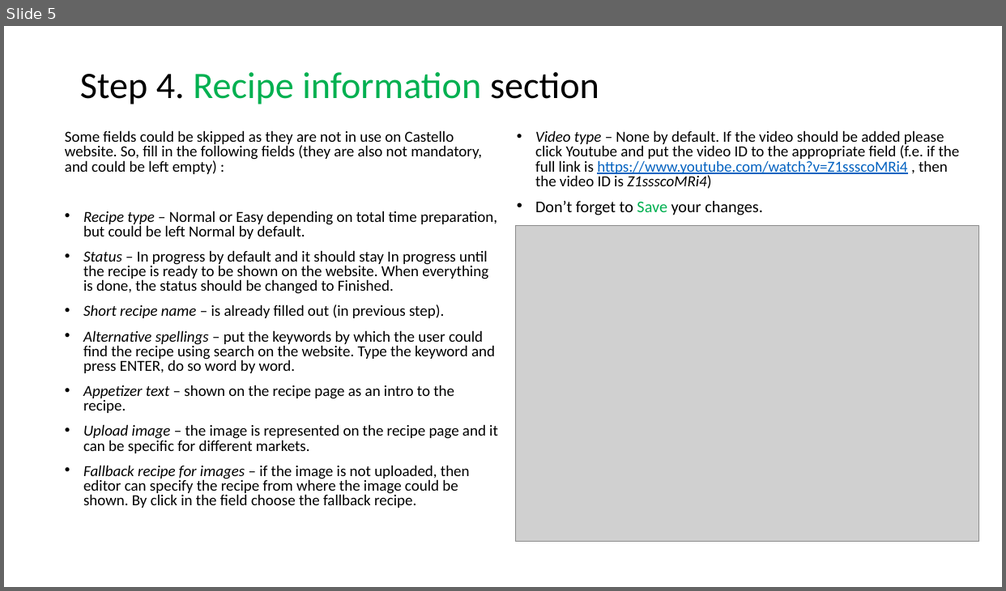
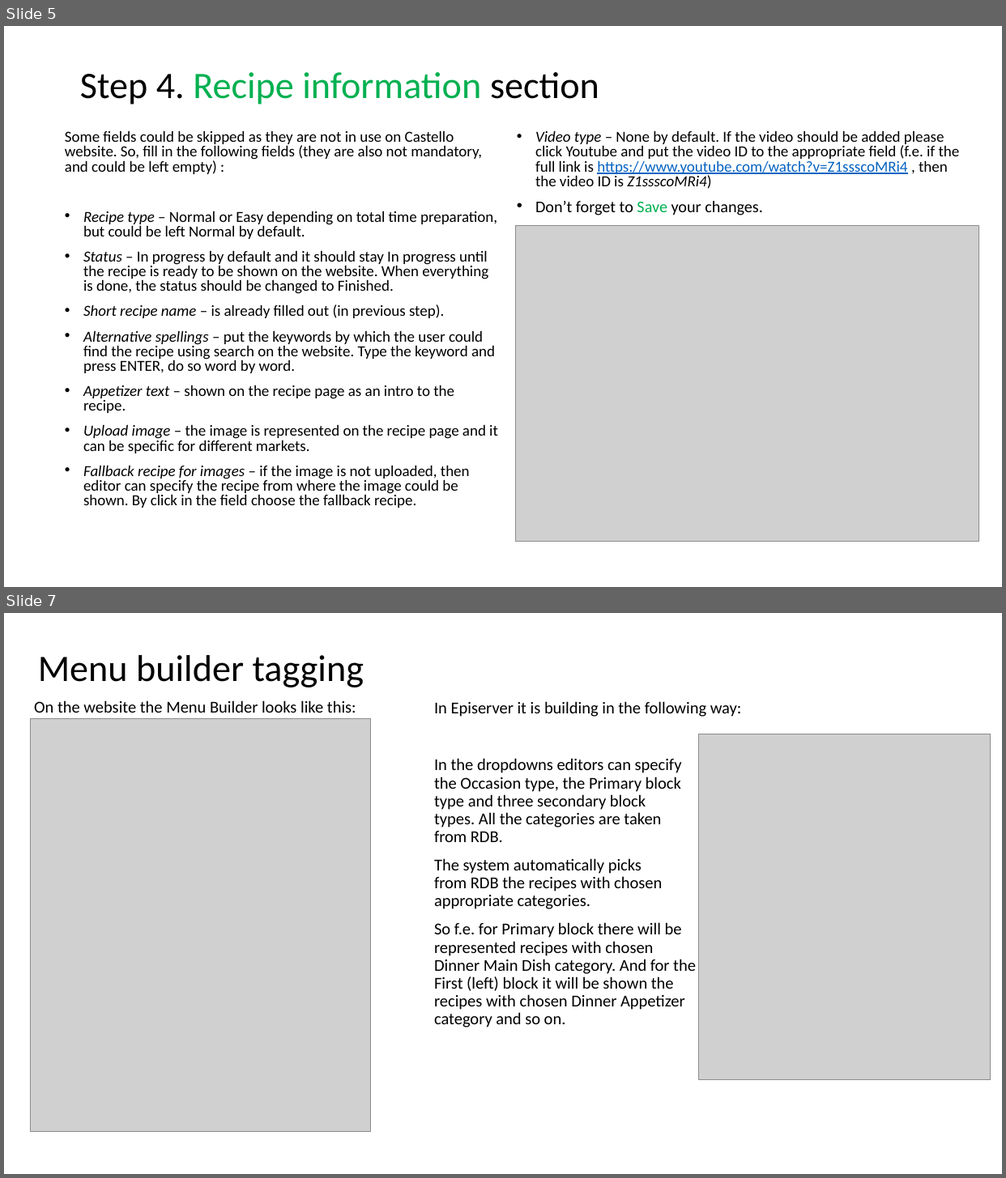
Before and after one commit to MaryLevchuk/rdb-guide, a slide deck: RDB. Create a recipe from scratch.pptx. Shown one above the other, each under a label of ours: slide 5 before the commit, slides 5 and 7 after it; the slides between them are not shown. The pictures are 1006x591 and 1006x1178 pixels, drawn with LibreOffice and Linux fonts; fonts in the diff are those of the drawing; grey boxes stand for pictures. Boxes give left, top, right and bottom in pixels: in the first picture for what was removed or moved away, otherwise in the second. Text is boxed around its words. In the diff, an @@ line names an element or a change of style, - is before the commit and + after.

Commit message:
Completed Creating recipe from scratch

```diff
--- a/RDB. Create a recipe from scratch.pptx
+++ b/RDB. Create a recipe from scratch.pptx
@@ slide 7 added at <box>4,613,1002,1174</box>, background #FFFFFF @@
@@ title added at <box>38,655,364,688</box>, 36 pt, text #000000 @@
+Menu builder tagging
@@ text added at <box>34,700,356,713</box>, 16 pt, text #000000 @@
+On the website the Menu Builder looks like this:
@@ text added at <box>434,701,742,1028</box>, 16 pt, text #000000 @@
+In Episerver it is building in the following way:
+In the dropdowns editors can specify
+the Occasion type, the Primary block
+type and three secondary block
+types. All the categories are taken
+from RDB.
+The system automatically picks
+from RDB the recipes with chosen
+appropriate categories.
+So f.e. for Primary block there will be
+represented recipes with chosen
+Dinner Main Dish category. And for the
+First (left) block it will be shown the
+recipes with chosen Dinner Appetizer
+category and so on.
@@ picture added at <box>30,719,370,1132</box> @@
@@ picture added at <box>699,734,990,1080</box> @@
```
Also in this commit, not shown: 1 slide changed, 4 other slides added, 1 slide removed.
